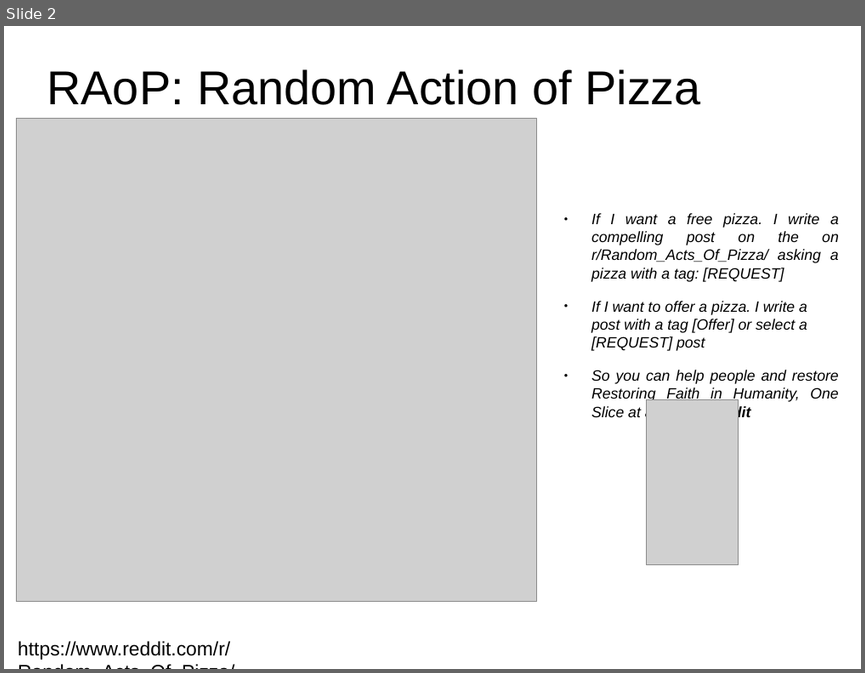
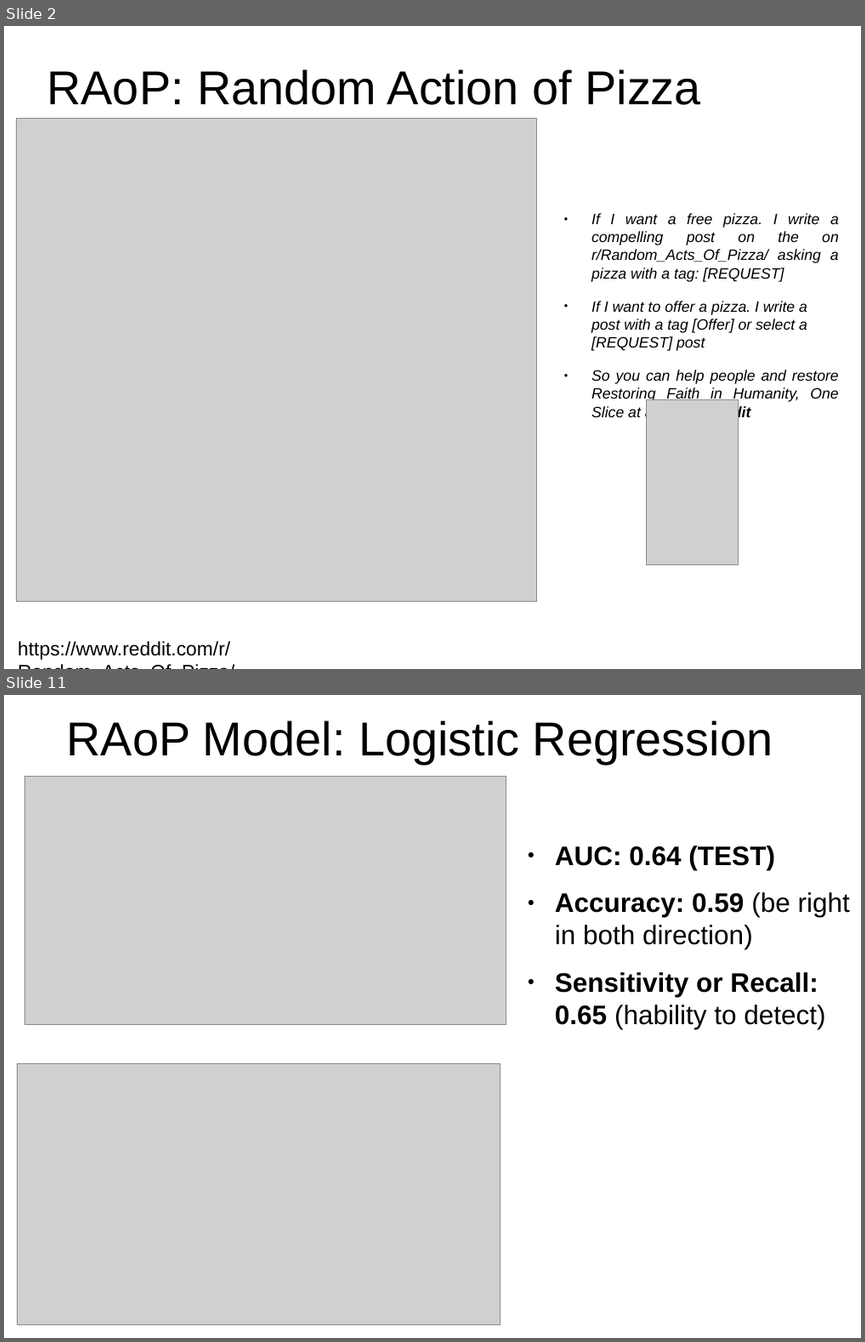
Before and after one commit to leandroohf/raop, a slide deck: doc/pres/pres.odp. Shown one above the other, each under a label of ours: slide 2 before the commit, slides 2 and 11 after it; the slides between them are not shown. The pictures are 865x673 and 865x1342 pixels, drawn with LibreOffice and Linux fonts; fonts in the diff are those of the drawing; grey boxes stand for pictures. Boxes give left, top, right and bottom in pixels: in the first picture for what was removed or moved away, otherwise in the second. Text is boxed around its words. In the diff, an @@ line names an element or a change of style, - is before the commit and + after.

Commit message:
doc: Add features n model slides
* Add features engineering slides
* Add more data slides
* merge 2 data slides
* Add models slides
* Add eploratory slides

```diff
--- a/doc/pres/pres.odp
+++ b/doc/pres/pres.odp
@@ slide 11 added at [4,695,861,1338], background #FFFFFF @@
@@ title added at [67,721,773,764], 44 pt, text #000000 @@
+RAoP Model: Logistic Regression
@@ picture added at [25,776,506,1025] @@
@@ text added at [555,845,850,1029], 24.8 pt, text #000000, bold @@
+● AUC: 0.64 (TEST)
+● Accuracy: 0.59 (be right in both direction)
+● Sensitivity or Recall: 0.65 (hability to detect)
@@ picture added at [18,1064,500,1325] @@
```
Also in this commit, not shown: 4 slides changed, 4 other slides added, 1 slide removed.
